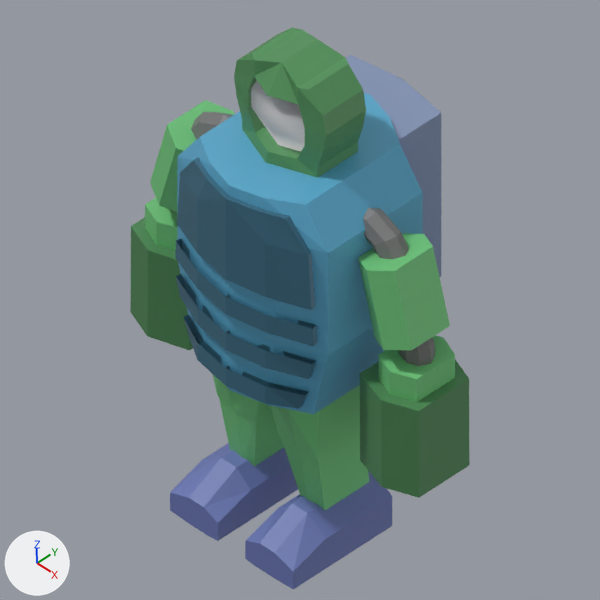
Two versions of the Blender file assets/blend/player.blend, one commit apart.
Camera for both pictures: the file's camera 'camera_NW'. Every picture has the same lights, and +X, +Y and +Z are marked at lower left.

In view in the first picture: 'torso'.
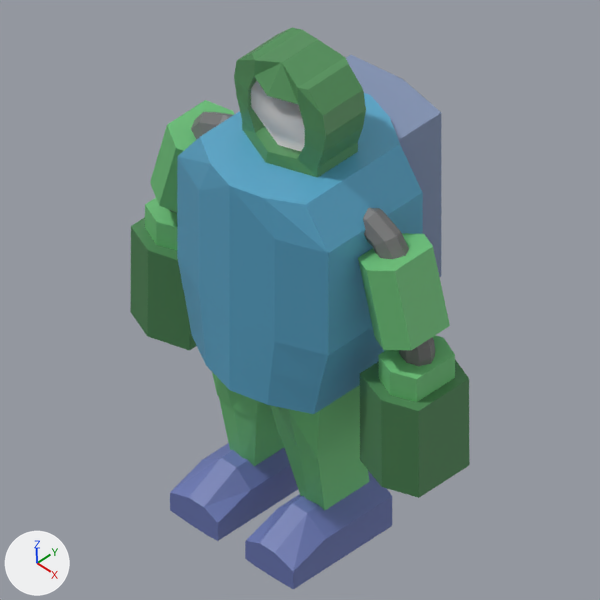
The edits, one by one:
me_torso has 342 vertices, 281 faces and spans x 0.0..3.06, y -1.58..2.18, z -5.18..3.75.
me_torso is used by ob_torso; location (0.0, 0.0, 0.0).
me_torso part 1: the loose piece of 18 vertices spanning x 0.0..1.43, y -1.58..-1.09, z 0.22..1.8 is deleted.
me_torso part 2: the loose piece of 12 vertices spanning x 0.0..1.46, y -1.58..-1.09, z -0.47..-0.12 is deleted.
me_torso part 3: the loose piece of 12 vertices spanning x 0.0..1.29, y -1.58..-1.09, z -1.87..-1.52 is deleted.
me_torso part 4: the loose piece of 12 vertices spanning x 0.0..1.45, y -1.58..-1.09, z -1.17..-0.82 is deleted.
me_torso no longer uses material mat_torso_armor_001 (blue #396a80).

Boxes [x1, y1, x2, y2] around the edits, measured in the pictures (600 x 600 px):
part 1 of me_torso, deleted (blue): before [177, 157, 315, 310]
part 2 of me_torso, deleted (blue): before [175, 238, 317, 346]
part 3 of me_torso, deleted (blue): before [183, 315, 309, 409]
part 4 of me_torso, deleted (blue): before [176, 274, 316, 379]
